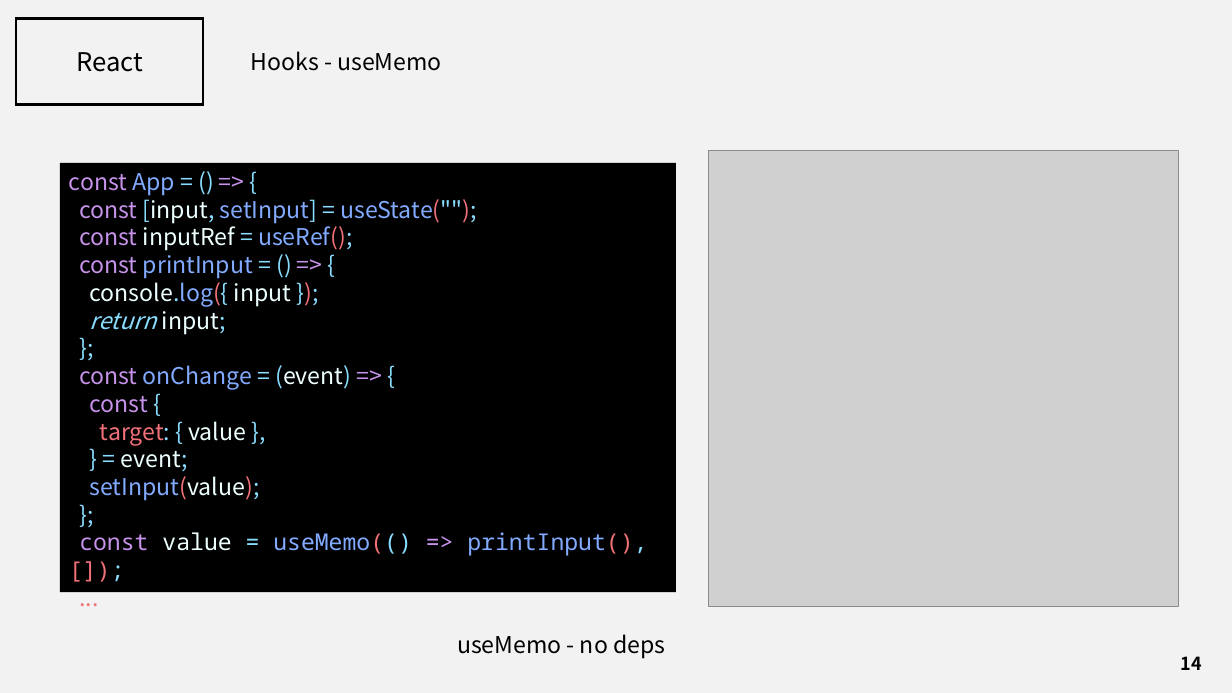
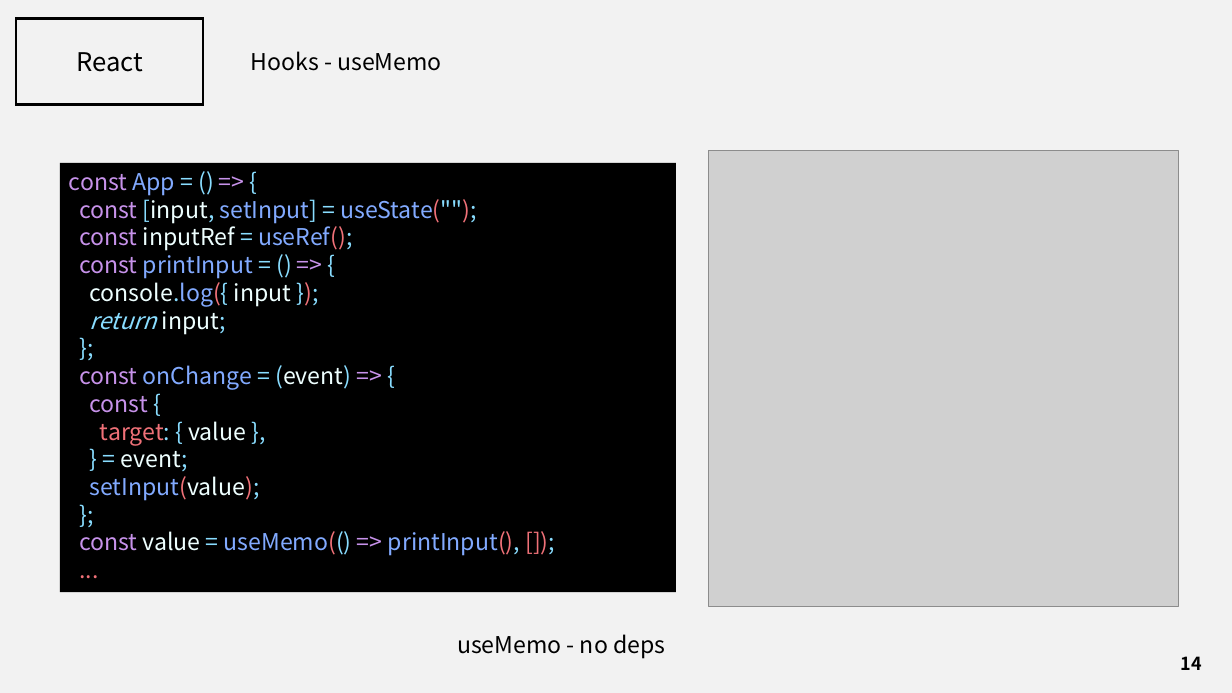
Before and after one commit to J3SUNG/Seminar, a slide deck: slide 14 of 210218_React_2.pptx. Drawn at 1232x693 pixels with LibreOffice and Linux fonts; fonts in the diff are those of the drawing; grey boxes stand for pictures. Boxes give left, top, right and bottom in pixels: in the first picture for what was removed or moved away, otherwise in the second. Text is boxed around its words. In the diff, an @@ line names an element or a change of style, - is before the commit and + after.

```diff
--- a/210218_React_2.pptx
+++ b/210218_React_2.pptx
@@ text in rectangle at box(79, 531, 520, 556): font Noto Sans Mono to Noto Sans CJK KR in "const value = useMemo(() => printInput(), []);" @@
```
Also in this commit, not shown: 5 other slides changed, 1 other file.
